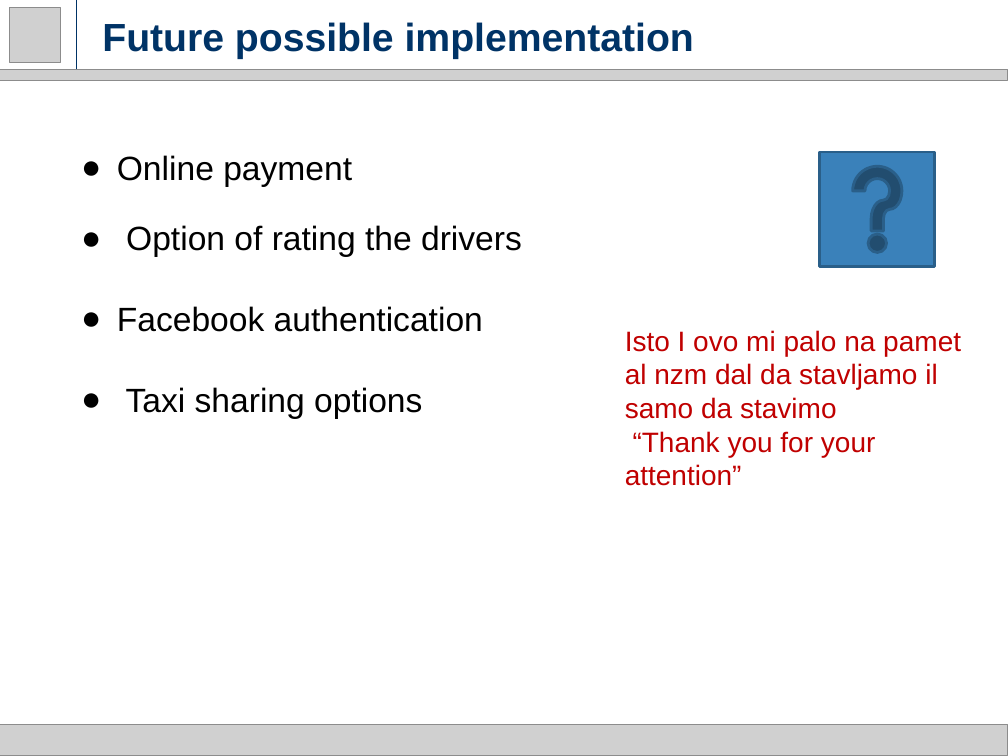
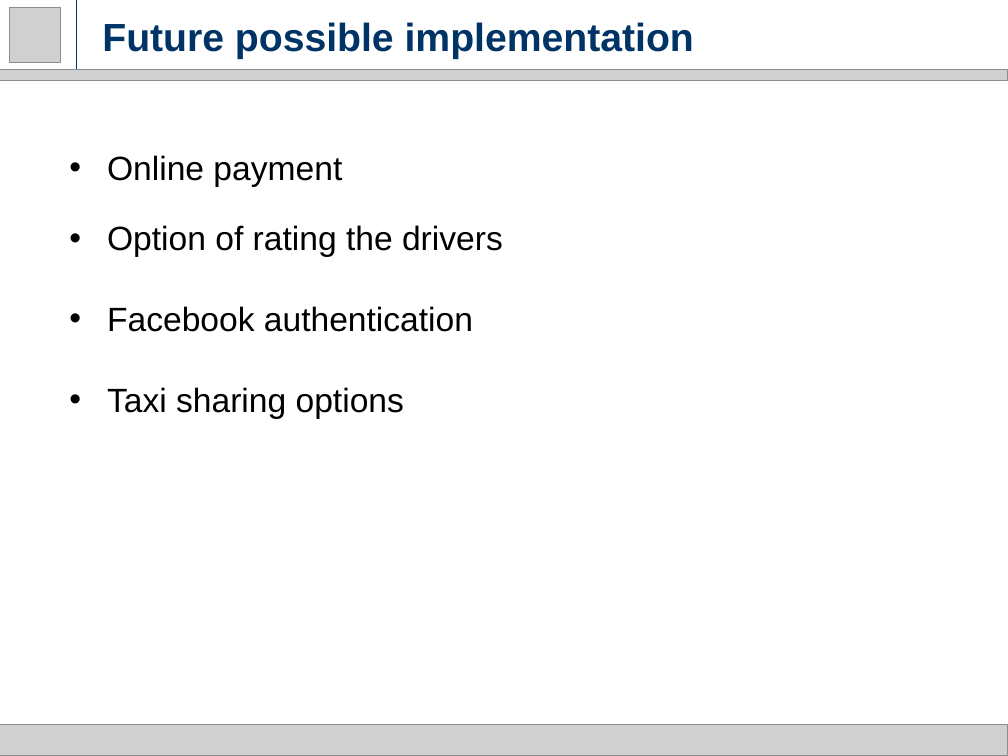
Before and after one commit to milica13629/SW2015, a slide deck: slide 27 of RASD.pptx (slide 29 before the commit). Drawn at 1008x756 pixels with LibreOffice and Linux fonts; fonts in the diff are those of the drawing; grey boxes stand for pictures. Boxes give left, top, right and bottom in pixels: in the first picture for what was removed or moved away, otherwise in the second. Text is boxed around its words. In the diff, an @@ line names an element or a change of style, - is before the commit and + after.

```diff
--- a/RASD.pptx
+++ b/RASD.pptx
@@ text "Online payment" at (107,155,503,419): bullet ● to • @@
@@ action button help removed at (820,152,934,267) @@
@@ text removed at (625,330,961,486) @@
-Isto I ovo mi palo na pamet al nzm dal da stavljamo il samo da stavimo
-“Thank you for your attention”
```
Also in this commit, not shown: 16 other slides changed, 1 slide added, 2 slides removed, 1 other file.
